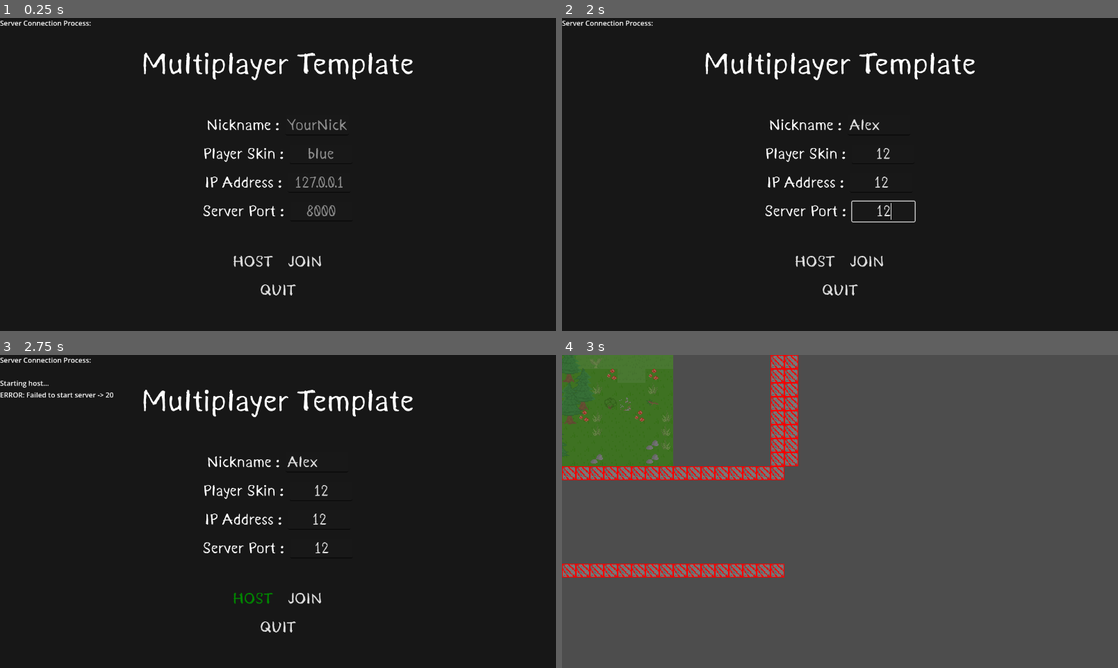
Above: before the commit, frames 1-4 (two rows, left to right).
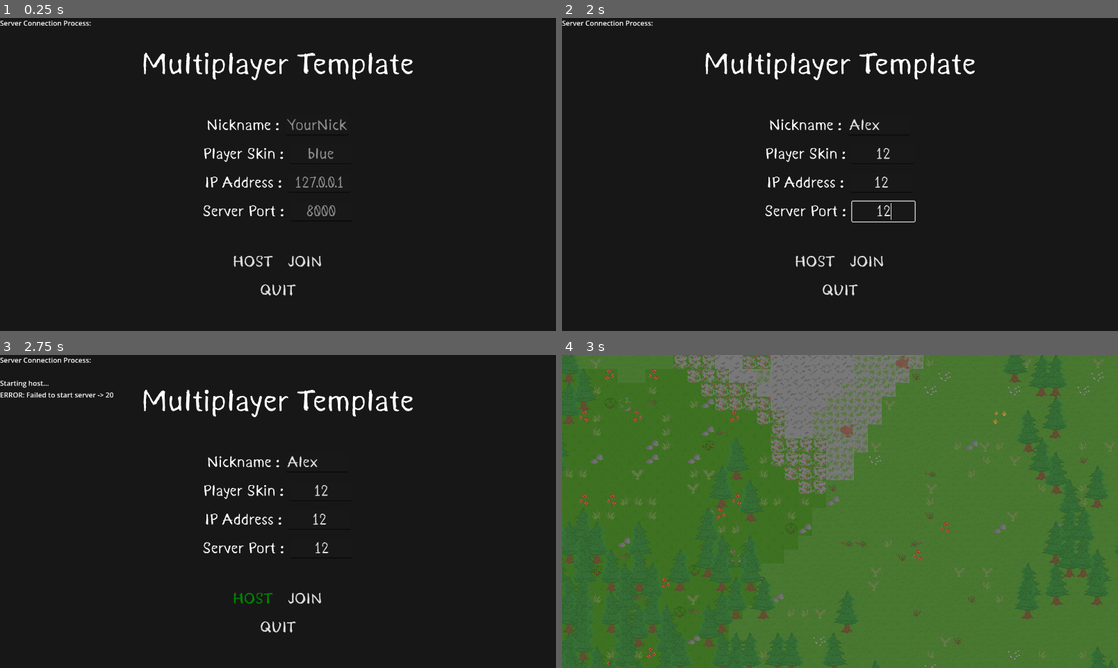
Above: after the commit, the same moments.

Repository: darthchicken4/MultiSurvivor
Game: Godot game, scene res://scenes/level/level.tscn
The game is run twice, just before and just after one commit, with the same random seed, the same clock (stepped at 60 frames per second) and the same inputs.
Inputs (mouse positions are in pixels of both pictures, inside the frame that each line leads up to):
- Up to frame 1 (0.25 s): no input
- Up to frame 2 (2 s): click (878, 124) at 0.52 s; type "Alex" at 0.6 s; click (884, 152) at 0.75 s; type "12" at 0.83 s; click (878, 183) at 0.98 s; type "12" at 1.07 s; click (884, 212) at 1.27 s; type "12" at 1.35 s
- Up to frame 3 (2.75 s): click "HOST" at 2 s
- Up to frame 4 (3 s): click "JOIN" at 2.75 s

Frames 1-3 are identical in both runs. In frame 4, 92% of the frame differs, in the area x 0-100%, y 0-100%.

Commit message:
world gen works

Diff:
--- a/Godot2DSurvivalMultiplayer/scenes/level/border_gen.gd
+++ b/Godot2DSurvivalMultiplayer/scenes/level/border_gen.gd
@@ -6,20 +6,19 @@
 func _ready() -> void:
 	var w = tile_map.width
 	var h = tile_map.height
-
-	print(w)
-	print(h)
+	var offset_x = w/2
+	var offset_y = h/2
 
 	# Bottom + Top borders
 	for x in range(w):
 		# Bottom
-		border_map.set_cell(Vector2i(x, h - 1), 0, Vector2i(0, 0))
+		border_map.set_cell(Vector2i(x-offset_x, h - offset_y), 0, Vector2i(0, 0))
 		# Top
-		border_map.set_cell(Vector2i(x, w-8), 0, Vector2i(0, 0))
+		border_map.set_cell(Vector2i(x-offset_x, -w + offset_y), 0, Vector2i(0, 0))
 
 	# Left + Right borders
 	for y in range(h):
 		# Left
-		border_map.set_cell(Vector2i(w, y-8), 0, Vector2i(0, 0))
+		border_map.set_cell(Vector2i(w - offset_x, y-offset_y), 0, Vector2i(0, 0))
 		# Right
-		border_map.set_cell(Vector2i(w - 1, y-8), 0, Vector2i(0, 0))
+		border_map.set_cell(Vector2i(-w + offset_x , y-offset_y), 0, Vector2i(0, 0))
--- a/Godot2DSurvivalMultiplayer/tile_map.gd
+++ b/Godot2DSurvivalMultiplayer/tile_map.gd
@@ -8,8 +8,8 @@
 var tree_density_noise = FastNoiseLite.new()
 var spawn_noise = FastNoiseLite.new()
 
-@export var width =16
-@export var height = 16
+@export var width =128
+@export var height = 128
 var last_tile_pos = Vector2i(INF, INF)
 
 var tile_objects: Dictionary = {}
